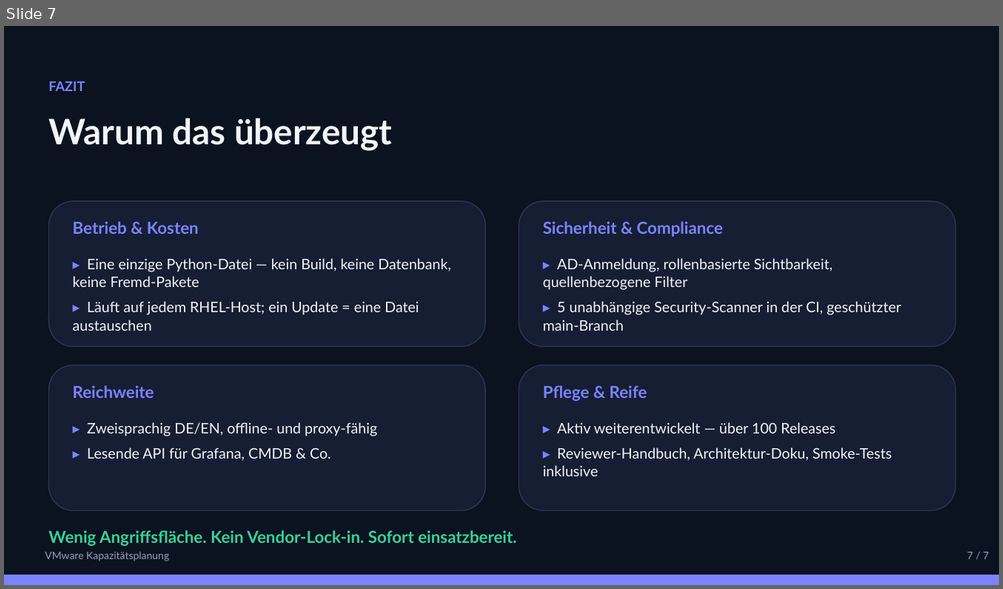
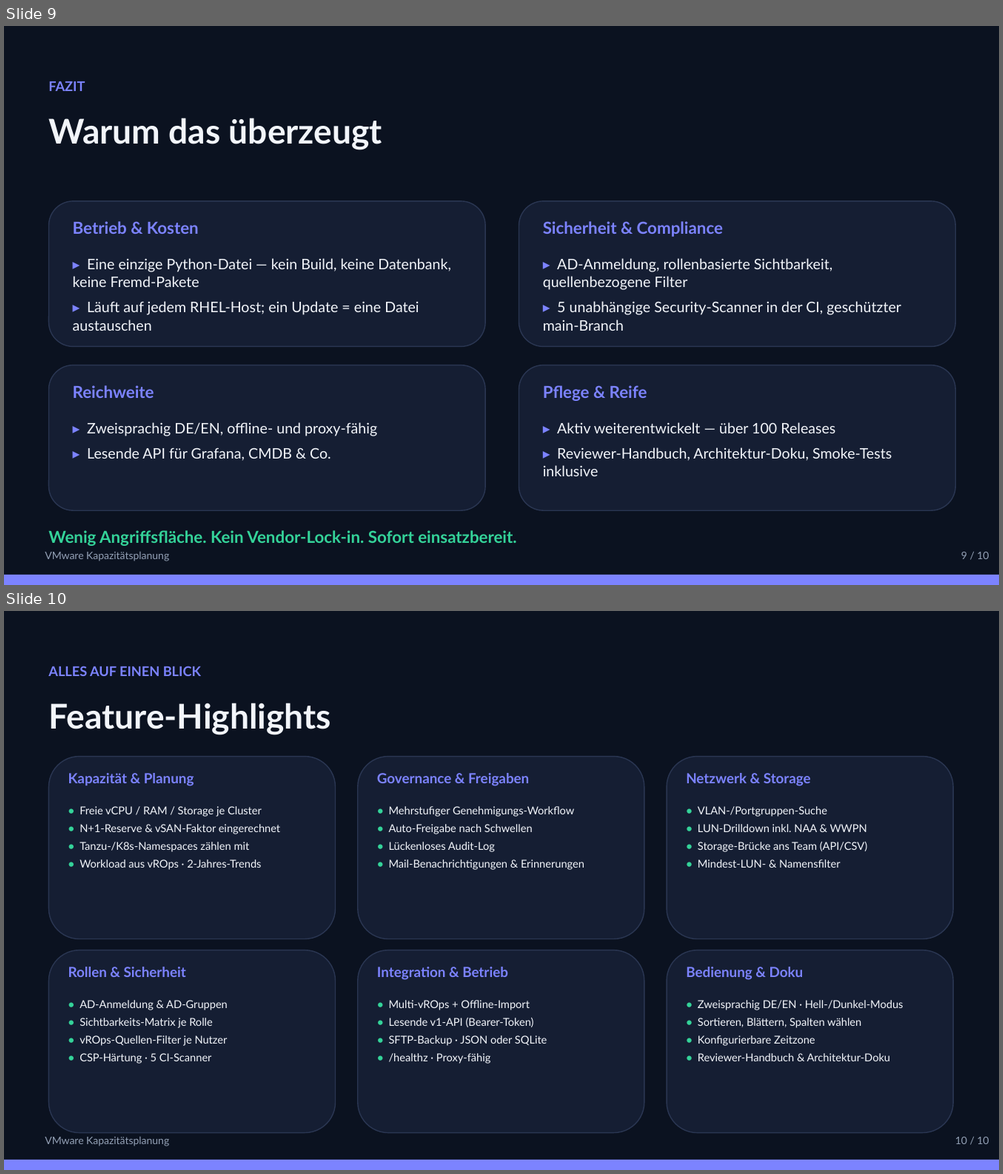
Before and after one commit to marcobockelbrink/vmware, a slide deck: docs/praesentation/VMware-Kapazitaetsplanung.pptx. Shown one above the other, each under a label of ours: slide 7 before the commit, slides 9 and 10 after it. The pictures are 1003x589 and 1003x1174 pixels, drawn with LibreOffice and Linux fonts; fonts in the diff are those of the drawing. Boxes give left, top, right and bottom in pixels: in the first picture for what was removed or moved away, otherwise in the second. Text is boxed around its words. In the diff, an @@ line names an element or a change of style, - is before the commit and + after.

```diff
--- a/docs/praesentation/VMware-Kapazitaetsplanung.pptx
+++ b/docs/praesentation/VMware-Kapazitaetsplanung.pptx
@@ slide 10 added at (x1=4, y1=611, x2=999, y2=1170), background #0B1220 @@
@@ text added at (x1=48, y1=666, x2=201, y2=676), 13 pt, text #7C83FF, bold @@
+ALLES AUF EINEN BLICK
@@ text added at (x1=48, y1=703, x2=331, y2=735), 33 pt, text #F2F5FA, bold @@
+Feature-Highlights
@@ rounded rectangle added at (x1=48, y1=757, x2=336, y2=940), fill #151E33, outline #2A3652 1 pt @@
@@ rounded rectangle added at (x1=358, y1=757, x2=644, y2=940), fill #151E33, outline #2A3652 1 pt @@
@@ rounded rectangle added at (x1=666, y1=757, x2=953, y2=940), fill #151E33, outline #2A3652 1 pt @@
@@ text added at (x1=68, y1=773, x2=194, y2=786), 13.5 pt, text #7C83FF, bold @@
+Kapazität & Planung
@@ text added at (x1=377, y1=773, x2=529, y2=786), 13.5 pt, text #7C83FF, bold @@
+Governance & Freigaben
@@ text added at (x1=686, y1=773, x2=811, y2=786), 13.5 pt, text #7C83FF, bold @@
+Netzwerk & Storage
@@ text added at (x1=79, y1=806, x2=280, y2=870), 10.5 pt, text #F2F5FA @@
+• Freie vCPU / RAM / Storage je Cluster
+• N+1-Reserve & vSAN-Faktor eingerechnet
+• Tanzu-/K8s-Namespaces zählen mit
+• Workload aus vROps · 2-Jahres-Trends
@@ text added at (x1=389, y1=806, x2=584, y2=870), 10.5 pt, text #F2F5FA @@
+• Mehrstufiger Genehmigungs-Workflow
+• Auto-Freigabe nach Schwellen
+• Lückenloses Audit-Log
+• Mail-Benachrichtigungen & Erinnerungen
@@ text added at (x1=697, y1=806, x2=867, y2=868), 10.5 pt, text #F2F5FA @@
+• VLAN-/Portgruppen-Suche
+• LUN-Drilldown inkl. NAA & WWPN
+• Storage-Brücke ans Team (API/CSV)
+• Mindest-LUN- & Namensfilter
@@ rounded rectangle added at (x1=48, y1=951, x2=336, y2=1133), fill #151E33, outline #2A3652 1 pt @@
@@ rounded rectangle added at (x1=358, y1=951, x2=644, y2=1133), fill #151E33, outline #2A3652 1 pt @@
@@ rounded rectangle added at (x1=666, y1=951, x2=953, y2=1133), fill #151E33, outline #2A3652 1 pt @@
@@ text added at (x1=68, y1=967, x2=186, y2=977), 13.5 pt, text #7C83FF, bold @@
+Rollen & Sicherheit
@@ text added at (x1=377, y1=967, x2=508, y2=980), 13.5 pt, text #7C83FF, bold @@
+Integration & Betrieb
@@ text added at (x1=686, y1=967, x2=803, y2=980), 13.5 pt, text #7C83FF, bold @@
+Bedienung & Doku
@@ text added at (x1=79, y1=1000, x2=227, y2=1064), 10.5 pt, text #F2F5FA @@
+• AD-Anmeldung & AD-Gruppen
+• Sichtbarkeits-Matrix je Rolle
+• vROps-Quellen-Filter je Nutzer
+• CSP-Härtung · 5 CI-Scanner
@@ text added at (x1=389, y1=1000, x2=547, y2=1064), 10.5 pt, text #F2F5FA @@
+• Multi-vROps + Offline-Import
+• Lesende v1-API (Bearer-Token)
+• SFTP-Backup · JSON oder SQLite
+• /healthz · Proxy-fähig
@@ text added at (x1=697, y1=1000, x2=903, y2=1062), 10.5 pt, text #F2F5FA @@
+• Zweisprachig DE/EN · Hell-/Dunkel-Modus
+• Sortieren, Blättern, Spalten wählen
+• Konfigurierbare Zeitzone
+• Reviewer-Handbuch & Architektur-Doku
@@ text added at (x1=45, y1=1137, x2=169, y2=1147), 10 pt, text #93A0B5 @@
+VMware Kapazitätsplanung
@@ text added at (x1=955, y1=1137, x2=988, y2=1145), 10 pt, text #93A0B5 @@
+10 / 10
@@ rectangle added at (x1=4, y1=1160, x2=999, y2=1170), fill #7C83FF @@
@@ what was slide 7 is now slide 9 @@
@@ slide 9 changed as well @@
@@ text "Warum das überzeugt" at (x1=48, y1=118, x2=382, y2=150): size 34 to 33 pt @@
@@ text at (x1=961, y1=552, x2=988, y2=560): text changed @@
-7 / 7
+9 / 10
```
Also in this commit, not shown: 6 other slides changed, 2 other slides added, 5 other files.
